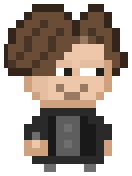
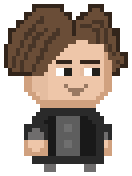
Two versions of the same layered image (132 x 176). Layer-by-layer changes:
painted on "голова" over [8, 8, 124, 104]
painted on "л. рука" over [28, 128, 44, 152]
painted on "тело" over [36, 112, 100, 124]
painted on "п. рука" over [104, 132, 108, 148]
